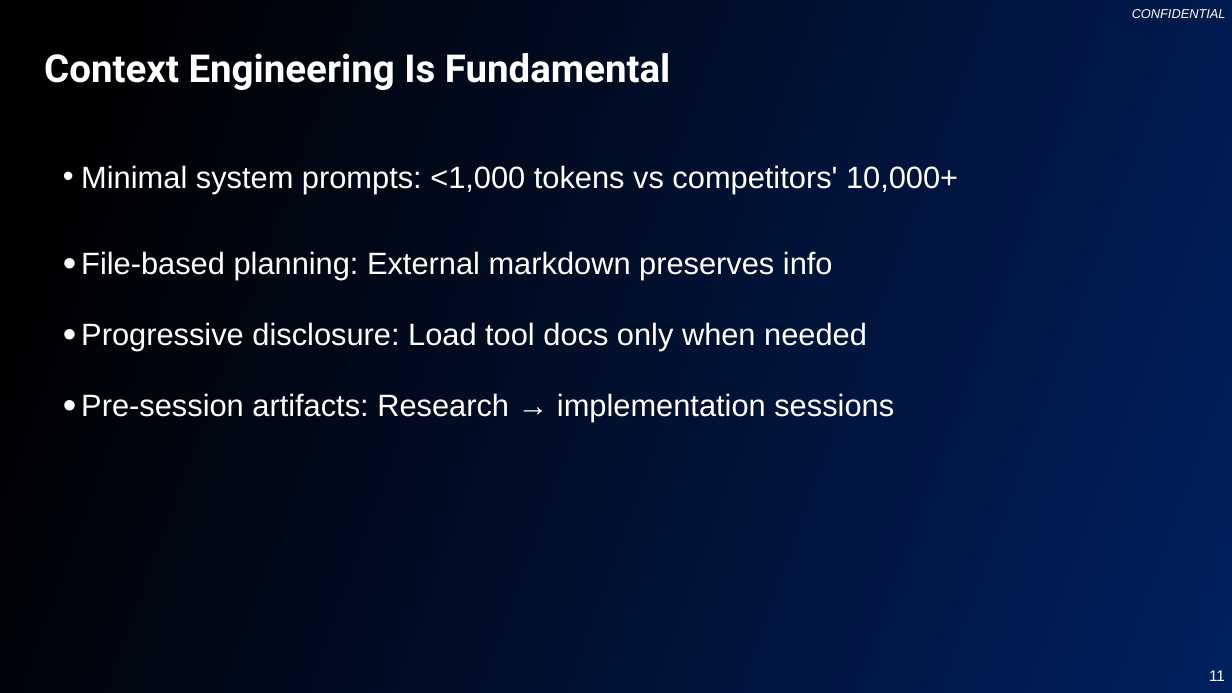
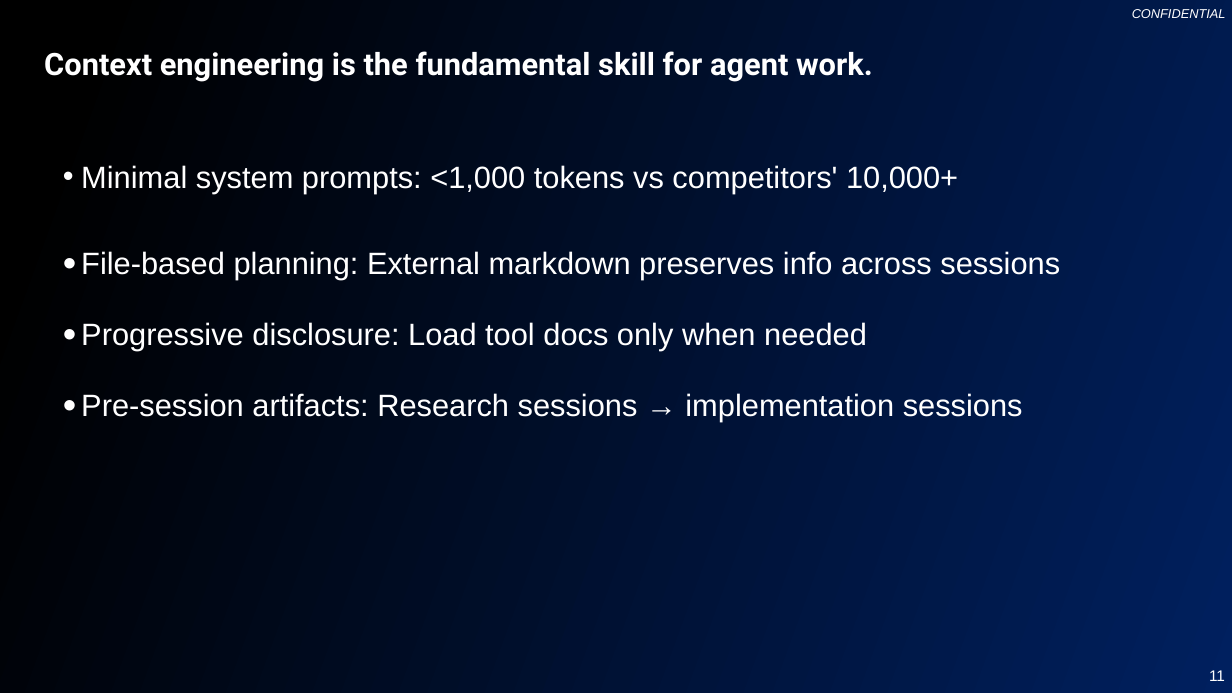
Before and after one commit to changhee-somite/20260114-claude-code, a slide deck: slide 11 of Claude-Code-Presentation.pptx. Drawn at 1232x693 pixels with LibreOffice and Linux fonts; fonts in the diff are those of the drawing; background and template pictures are left out. Boxes give left, top, right and bottom in pixels: in the first picture for what was removed or moved away, otherwise in the second. Text is boxed around its words. In the diff, an @@ line names an element or a change of style, - is before the commit and + after.

```diff
--- a/Claude-Code-Presentation.pptx
+++ b/Claude-Code-Presentation.pptx
@@ title at [44,51,873,82]: text changed; size 30 to 24 pt @@
-Context Engineering Is Fundamental
+Context engineering is the fundamental skill for agent work.
@@ text at [81,251,1060,280]: text changed @@
-• File-based planning: External markdown preserves info
+• File-based planning: External markdown preserves info across sessions
@@ text at [81,393,1023,422]: text changed @@
-• Pre-session artifacts: Research → implementation sessions
+• Pre-session artifacts: Research sessions → implementation sessions
```
Also in this commit, not shown: 42 other slides changed.
